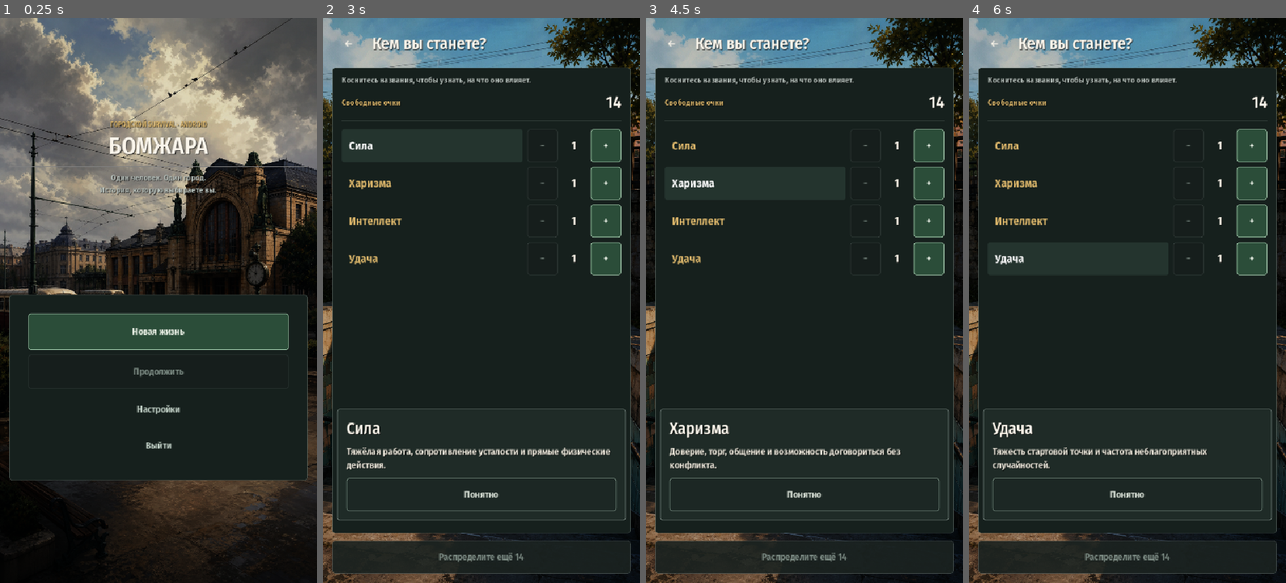
Above: before the commit, frames 1-4 (left to right).
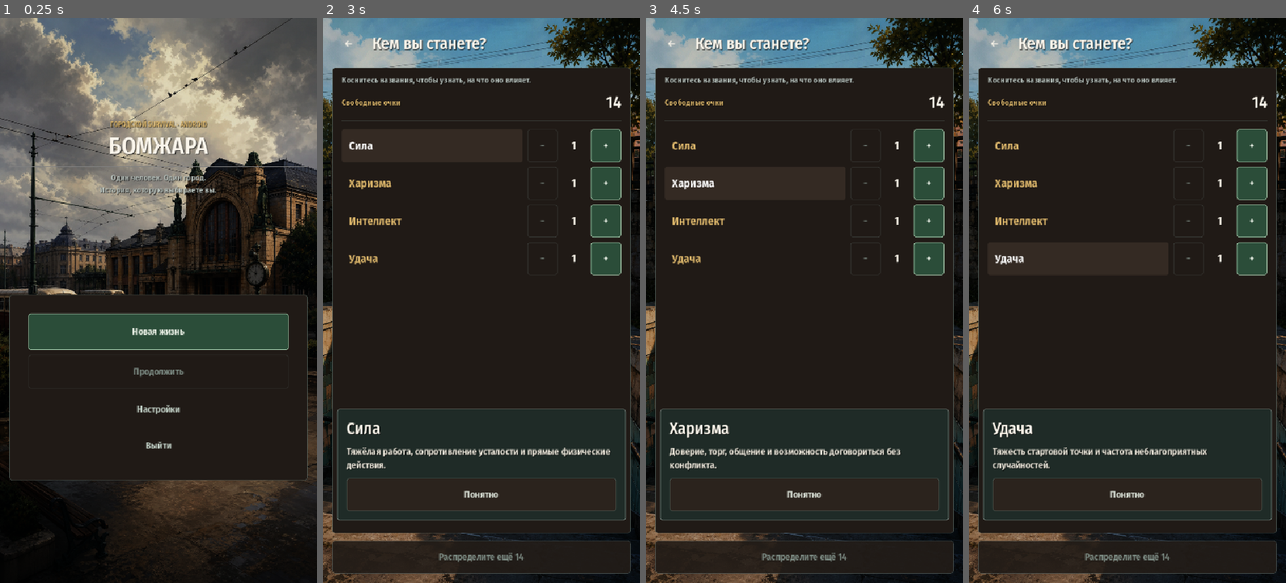
Above: after the commit, the same moments.

Repository: SZHerio/LesFlash
Game: Godot game, scene res://ui/main.tscn
Same seed, same stepped clock (60 frames per second), same inputs: the game is played once before the commit and once after it.
Inputs:
- Up to frame 1 (0.25 s): no input
- Up to frame 2 (3 s): click "Новая жизнь" at 0.5 s; click "←" at 1.25 s; click "Новая жизнь" at 2 s; click "Сила" at 2.75 s
- Up to frame 3 (4.5 s): click "+" at 3.5 s; click "Харизма" at 4.25 s
- Up to frame 4 (6 s): click "Интеллект" at 5 s; click "Удача" at 5.75 s

The runs differ from the first frame. In frame 2, 0.1% of the frame differs, in the area x 7-93%, y 81-88%; in frame 3, 0.1%; in frame 4, 0.1%.

Commit message:
fix(ui): make states honest and give a shut list a way out
A locked list was a dead end
----------------------------
ChoiceScreen had no exit control at all, and before 18:00 every shelter is shut
by its time window. The player faced a list of things they could not do with
nothing but the Android Back button to escape, which is nothing at all in a
desktop window.

The screen now carries a bottom exit, shown when the model asks for one. The
shelter list asks; an event, an encounter and a job round do not, because those
always keep one available answer and walking out of a decision is not the same
as walking out of a row of locked doors.

Three complaints with one root
------------------------------
"Продолжить" read as selected because a solid outline on a secondary button, in
a vertical menu beside a filled item and two text items, looks like a cursor
rather than weight. Secondary now carries a fill. Removing the border outright
went too far: on the character screen the "−" buttons lost their body against
the panel, since a fill works over a photograph but not over a surface. A
hairline at low alpha holds the edge without reading as a selection.

The focus ring vanished under hover: Godot draws it over the state stylebox and
the hover fill swallowed it. It now sits outside the button via expand_margin,
where nothing can cover it.

Tooltips that repeated visible text are gone from the action row, the approach
row and the loot tray. On a touch device a tooltip needs a long press and then
covers the thing it was called about.

Seasonal base tint
------------------
The interface takes the hue of the month while each surface keeps its own
lightness, so the three-step depth hierarchy and text contrast are untouched —
measured 14.7:1 to 15.7:1 across all twelve months. Saturated colours are
skipped by threshold: gold marks action and red marks danger, and meaning must
not drift with the calendar. A cast factor keeps the season a tint over a
neutral surface rather than a colour of its own.

Mood deliberately does not drive this. Mood is unpredictable and changes in the
middle of a decision, and it already speaks through the environment shader. A
month is slow, foreseeable and part of the world.

Verified: 30 suites green, including a new test that a shut list offers an exit
and that a job round does not. That test also exposed a defect in the shell
smoke: it skipped invisible buttons by the node's own flag, but children of a
hidden panel keep visible = true and simply never get laid out, so the check was
measuring a control that is not on screen. It now asks the tree.

Co-Authored-By: Claude Fable 5 <noreply@anthropic.com>

Diff:
--- a/app/app_shell.gd
+++ b/app/app_shell.gd
@@ -9,6 +9,9 @@
 
 const BaseTheme: Theme = preload("res://ui/theme/m3_ui_theme.tres")
 const SafeAreaLayoutScript := preload("res://app/android/safe_area_layout.gd")
+const TokensScript := preload("res://ui/theme/tokens.gd")
+## The season is a cast over a neutral surface, not a colour of its own.
+const SEASON_CAST := 0.7
 const BACKGROUNDS := {
 	"riverside_station_square_day": "res://assets/backgrounds/riverside_station_square_day.png",
 	"riverside_underpass_day": "res://assets/backgrounds/riverside_underpass_day.png",
@@ -31,6 +34,7 @@
 var _current_screen: Control
 var _reduced_motion := false
 var _font_scale := 1.0
+var _month := 9
 var _screen_tween: Tween
 
 
@@ -127,6 +131,21 @@
 
 func set_font_scale(scale_value: float) -> void:
 	_font_scale = clampf(scale_value, 1.0, 2.0)
+	_rebuild_theme()
+
+
+## The month of the game year tints every neutral surface. Only the hue moves;
+## each surface keeps its own lightness, so the three-step depth hierarchy and
+## the contrast of text survive the calendar.
+func set_month(month: int) -> void:
+	var next := clampi(month, 1, 12)
+	if next == _month:
+		return
+	_month = next
+	_rebuild_theme()
+
+
+func _rebuild_theme() -> void:
 	var scaled_theme := BaseTheme.duplicate(true) as Theme
 	scaled_theme.default_font_size = maxi(12, int(round(float(BaseTheme.default_font_size) * _font_scale)))
 	for type_name in BaseTheme.get_type_list():
@@ -150,7 +169,24 @@
 				# body text or the row cannot hold them all.
 				type_scale = minf(type_scale, 1.2)
 			scaled_theme.set_font_size(font_name, type_name, maxi(10, int(round(base_size * type_scale))))
+	_tint_surfaces(scaled_theme)
 	theme = scaled_theme
+
+
+## Repaints the neutral dark surfaces to the season. Saturated colours are left
+## alone: the gold accent and the danger red carry meaning, and meaning must not
+## drift with the calendar.
+func _tint_surfaces(target: Theme) -> void:
+	var tint := TokensScript.month_tint(_month)
+	for type_name in target.get_type_list():
+		for style_name in target.get_stylebox_list(type_name):
+			var box := target.get_stylebox(style_name, type_name) as StyleBoxFlat
+			if box == null or box.bg_color.a <= 0.0:
+				continue
+			var source := box.bg_color
+			if source.v >= 0.35 or source.s >= 0.35:
+				continue
+			box.bg_color = Color.from_hsv(tint.h, tint.s * SEASON_CAST, source.v, source.a)
 
 
 func _on_autosave_timer_timeout() -> void:
--- a/app/flows/legacy_activity_flow_coordinator.gd
+++ b/app/flows/legacy_activity_flow_coordinator.gd
@@ -45,7 +45,11 @@
 		_session.available_shelters(),
 		_session.get_shell_model(),
 		_preferences,
-		{"action": _on_shelter_selected, "settings": _hook("settings")}
+		{
+			"action": _on_shelter_selected,
+			"settings": _hook("settings"),
+			"leave": _hook("location"),
+		}
 	)
 
 
--- a/app/ui_model_factory.gd
+++ b/app/ui_model_factory.gd
@@ -158,6 +158,7 @@
 		"title": "Где переночевать",
 		"body": "Сравните безопасность и качество отдыха. Выбор переведёт время к следующему утру.",
 		"section_title": "Доступные места",
+		"leave_text": "Вернуться к месту",
 		"options": options,
 	}
 
--- a/app/ui_screen_presenter.gd
+++ b/app/ui_screen_presenter.gd
@@ -208,6 +208,10 @@
 
 
 func apply_session_ambience(shell_model: Dictionary, preferences: Dictionary) -> void:
+	var calendar: Dictionary = Dictionary(
+		Dictionary(shell_model.get("status", {})).get("calendar", {})
+	)
+	_shell.set_month(int(calendar.get("month", 9)))
 	_shell.set_psyche_intensity(
 		UiModels.psyche_intensity(shell_model),
 		String(preferences.get("psyche_effect_mode", "full"))
@@ -218,6 +222,9 @@
 	var screen := _shell.show_screen(ChoiceScene) as ChoiceScreen
 	screen.action_requested.connect(_handler(handlers, "action"))
 	screen.settings_requested.connect(_handler(handlers, "settings"))
+	var leave: Variant = handlers.get("leave", null)
+	if leave is Callable and leave.is_valid():
+		screen.leave_requested.connect(leave)
 	screen.present(model)
 
 
--- a/tests/ui/app_shell_smoke.gd
+++ b/tests/ui/app_shell_smoke.gd
@@ -130,7 +130,7 @@
 func _check_touch_targets(node: Node, context: String) -> void:
 	for child in node.find_children("*", "BaseButton", true, false):
 		var button := child as BaseButton
-		if not button.visible:
+		if not button.is_visible_in_tree():
 			continue
 		_require(button.size.y >= 48.0, "%s button '%s' is only %.1f px high" % [context, button.name, button.size.y])
 		_require(button.size.x >= 48.0, "%s button '%s' is only %.1f px wide" % [context, button.name, button.size.x])
@@ -158,7 +158,7 @@
 func _check_visible_text(screen: Control, context: String) -> void:
 	for child in screen.find_children("*", "Label", true, false):
 		var label := child as Label
-		if not label.visible or label.text.is_empty():
+		if not label.is_visible_in_tree() or label.text.is_empty():
 			continue
 		_require(
 			label.get_visible_line_count() >= label.get_line_count(),
--- /dev/null
+++ b/tests/ui/choice_exit_test.gd
@@ -0,0 +1,97 @@
+extends SceneTree
+
+## A card whose options can all be closed at once must offer a way out.
+##
+## The shelter list is exactly that case: before 18:00 every place is shut by
+## its time window, and the screen used to show a list of things the player
+## could not do with no control to leave. Only the Android Back button escaped
+## it, which is nothing at all on a desktop build.
+
+const ChoiceScene := preload("res://ui/screens/choice/choice_screen.tscn")
+const UiModels := preload("res://app/ui_model_factory.gd")
+
+const LOCKED_SHELTERS := [
+	{
+		"id": "station_hall",
+		"title": "Зал ожидания",
+		"description": "Теплее улицы, если получится объяснить, почему вы ждёте поезд.",
+		"quality": 2,
+		"risk": 2,
+		"locked": true,
+		"reasons": [{"message": "Ночлег можно выбрать с 18:00 до 08:00"}],
+	},
+]
+
+var _failures: Array[String] = []
+
+
+func _init() -> void:
+	call_deferred("_run")
+
+
+func _run() -> void:
+	_check_shelters_offer_an_exit()
+	_check_exit_reaches_its_handler()
+	_check_a_decision_keeps_no_exit()
+	if _failures.is_empty():
+		print("CHOICE EXIT TEST PASSED: запертый список выпускает игрока")
+		quit(0)
+		return
+	print("CHOICE EXIT TEST FAILED: %d" % _failures.size())
+	for failure: String in _failures:
+		print("  - %s" % failure)
+	quit(1)
+
+
+func _check_shelters_offer_an_exit() -> void:
+	var model := UiModels.shelters(LOCKED_SHELTERS)
+	var available := 0
+	for raw_option: Variant in Array(model.get("options", [])):
+		if raw_option is Dictionary and bool(raw_option.get("enabled", false)):
+			available += 1
+	_expect(available == 0, "фикстура должна оставить все варианты закрытыми")
+	_expect(
+		not String(model.get("leave_text", "")).is_empty(),
+		"список ночлегов не предлагает выхода, хотя все варианты закрыты"
+	)
+	var screen := _mount(model)
+	_expect(screen.has_exit(), "экран не показал кнопку выхода")
+	_unmount(screen)
+
+
+func _check_exit_reaches_its_handler() -> void:
+	var screen := _mount(UiModels.shelters(LOCKED_SHELTERS))
+	var left := [false]
+	screen.leave_requested.connect(func() -> void: left[0] = true)
+	(screen.get_node("%LeaveButton") as Button).pressed.emit()
+	_expect(bool(left[0]), "нажатие выхода не дошло до обработчика")
+	_unmount(screen)
+
+
+## An event or a job round always keeps one available answer, so leaving one is
+## not the same as leaving a list of shut doors and must stay impossible.
+func _check_a_decision_keeps_no_exit() -> void:
+	var screen := _mount(UiModels.job({
+		"job_title": "Смена",
+		"text": "Что делать",
+		"choices": [{"id": "go", "label": "Работать"}],
+	}))
+	_expect(not screen.has_exit(), "рабочая смена не должна предлагать выход мимо решения")
+	_unmount(screen)
+
+
+func _mount(model: Dictionary) -> ChoiceScreen:
+	var screen := ChoiceScene.instantiate() as ChoiceScreen
+	root.add_child(screen)
+	screen.present(model)
+	return screen
+
+
+func _unmount(screen: ChoiceScreen) -> void:
+	root.remove_child(screen)
+	screen.queue_free()
+
+
+func _expect(condition: bool, message: String) -> void:
+	if not condition:
+		_failures.append(message)
--- a/ui/components/action_row.gd
+++ b/ui/components/action_row.gd
@@ -65,7 +65,8 @@
 		_:
 			theme_type_variation = &"ActionButton"
 			_accent_rail.color = Palette.GOLD if not disabled else Palette.FAINT
-	tooltip_text = _reason_label.text if disabled else _description_label.text
+	# No tooltip: both texts are already on the card. On a touch device a tooltip
+	# needs a long press and then covers the very thing it was called about.
 	call_deferred("_update_minimum_height")
 
 
--- a/ui/components/search_approach_row.gd
+++ b/ui/components/search_approach_row.gd
@@ -29,7 +29,6 @@
 	_blocked.visible = not reasons.is_empty()
 	_confirm.disabled = not bool(model.get("enabled", true)) or _approach_id.is_empty()
 	_confirm.text = "Недоступно" if _confirm.disabled else "Выбрать"
-	_confirm.tooltip_text = _blocked.text
 
 
 func action_button() -> Button:
--- a/ui/components/search_loot_tray.gd
+++ b/ui/components/search_loot_tray.gd
@@ -78,7 +78,7 @@
 		or _target_container_id.is_empty()
 		or not bool(entry.get("pickup_enabled", true))
 	)
-	_pickup.tooltip_text = blocked_reason if _pickup.disabled else ""
+	# The reason is already printed in the meta line under the title.
 	visible = true
 	_apply_density()
 	if previous_id != _stack_id:
--- a/ui/screens/choice/choice_screen.gd
+++ b/ui/screens/choice/choice_screen.gd
@@ -3,6 +3,7 @@
 
 signal action_requested(action_id: String)
 signal settings_requested
+signal leave_requested
 
 const ActionRowScene := preload("res://ui/components/action_row.tscn")
 
@@ -15,12 +16,15 @@
 @onready var _progress_card: PanelContainer = %ProgressCard
 @onready var _progress_label: Label = %ProgressLabel
 @onready var _progress_value: ProgressBar = %ProgressValue
+@onready var _bottom_bar: HBoxContainer = %BottomBar
+@onready var _leave_button: Button = %LeaveButton
 
 var _reduced_motion := false
 
 
 func _ready() -> void:
 	%SettingsButton.pressed.connect(func() -> void: settings_requested.emit())
+	_leave_button.pressed.connect(func() -> void: leave_requested.emit())
 
 
 func present(model: Dictionary) -> void:
@@ -31,6 +35,7 @@
 	_body_label.text = String(model.get("body", ""))
 	_section_label.text = String(model.get("section_title", "Ваше решение"))
 	_present_progress(model.get("progress", {}))
+	_present_exit(String(model.get("leave_text", "")))
 	for child in _options.get_children():
 		child.queue_free()
 	for raw_option in Array(model.get("options", [])):
@@ -43,6 +48,20 @@
 		row.action_requested.connect(func(action_id: StringName) -> void:
 			action_requested.emit(String(action_id))
 		)
+
+
+## A card whose options can all be closed at once must offer a way out, or the
+## player is stuck looking at a list of things they cannot do. Cards that always
+## keep an available answer — events, encounters, a job round — leave this empty
+## on purpose, because walking out of a decision is not the same as leaving a
+## list of shelters that are all shut until evening.
+func _present_exit(leave_text: String) -> void:
+	_bottom_bar.visible = not leave_text.is_empty()
+	_leave_button.text = leave_text
+
+
+func has_exit() -> bool:
+	return _bottom_bar.visible
 
 
 func set_reduced_motion(enabled: bool) -> void:
--- a/ui/screens/choice/choice_screen.tscn
+++ b/ui/screens/choice/choice_screen.tscn
@@ -128,3 +128,18 @@
 unique_name_in_owner = true
 layout_mode = 2
 theme_override_constants/separation = 8
+
+[node name="BottomBar" type="HBoxContainer" parent="Layout"]
+unique_name_in_owner = true
+visible = false
+layout_mode = 2
+theme_override_constants/separation = 8
+
+[node name="LeaveButton" type="Button" parent="Layout/BottomBar"]
+unique_name_in_owner = true
+custom_minimum_size = Vector2(0, 56)
+layout_mode = 2
+size_flags_horizontal = 3
+theme_type_variation = &"SecondaryButton"
+clip_text = true
+text = "Назад"
--- a/ui/theme/m3_ui_theme.tres
+++ b/ui/theme/m3_ui_theme.tres
@@ -150,6 +150,10 @@
 border_width_right = 2
 border_width_bottom = 2
 border_color = Color(0.87, 0.72, 0.42, 0.92)
+expand_margin_left = 3.0
+expand_margin_top = 3.0
+expand_margin_right = 3.0
+expand_margin_bottom = 3.0
 corner_radius_top_left = 4
 corner_radius_top_right = 4
 corner_radius_bottom_right = 4
@@ -316,12 +320,12 @@
 content_margin_top = 16.0
 content_margin_right = 16.0
 content_margin_bottom = 16.0
-bg_color = Color(0.105, 0.15, 0.138, 0.78)
-border_width_left = 1
-border_width_top = 1
-border_width_right = 1
-border_width_bottom = 1
-border_color = Color(0.6, 0.7, 0.64, 0.72)
+bg_color = Color(0.122, 0.169, 0.153, 1)
+border_width_left = 1
+border_width_top = 1
+border_width_right = 1
+border_width_bottom = 1
+border_color = Color(0.44, 0.5, 0.47, 0.32)
 corner_radius_top_left = 4
 corner_radius_top_right = 4
 corner_radius_bottom_right = 4
@@ -332,12 +336,12 @@
 content_margin_top = 16.0
 content_margin_right = 16.0
 content_margin_bottom = 16.0
-bg_color = Color(0.15, 0.21, 0.19, 0.85)
-border_width_left = 1
-border_width_top = 1
-border_width_right = 1
-border_width_bottom = 1
-border_color = Color(0.66, 0.76, 0.7, 0.75)
+bg_color = Color(0.161, 0.216, 0.196, 1)
+border_width_left = 1
+border_width_top = 1
+border_width_right = 1
+border_width_bottom = 1
+border_color = Color(0.55, 0.62, 0.58, 0.42)
 corner_radius_top_left = 4
 corner_radius_top_right = 4
 corner_radius_bottom_right = 4
@@ -348,12 +352,9 @@
 content_margin_top = 16.0
 content_margin_right = 16.0
 content_margin_bottom = 16.0
-bg_color = Color(0.08, 0.115, 0.105, 0.95)
-border_width_left = 1
-border_width_top = 1
-border_width_right = 1
-border_width_bottom = 1
-border_color = Color(0.87, 0.72, 0.42, 0.8)
+bg_color = Color(0.08, 0.115, 0.105, 1)
+border_width_bottom = 2
+border_color = Color(0.87, 0.72, 0.42, 0.85)
 corner_radius_top_left = 4
 corner_radius_top_right = 4
 corner_radius_bottom_right = 4
@@ -364,12 +365,12 @@
 content_margin_top = 16.0
 content_margin_right = 16.0
 content_margin_bottom = 16.0
-bg_color = Color(0.09, 0.115, 0.108, 0.5)
-border_width_left = 1
-border_width_top = 1
-border_width_right = 1
-border_width_bottom = 1
-border_color = Color(0.3, 0.34, 0.33, 0.35)
+bg_color = Color(0.098, 0.125, 0.117, 1)
+border_width_left = 1
+border_width_top = 1
+border_width_right = 1
+border_width_bottom = 1
+border_color = Color(0.32, 0.36, 0.35, 0.22)
 corner_radius_top_left = 4
 corner_radius_top_right = 4
 corner_radius_bottom_right = 4
@@ -408,6 +409,51 @@
 border_width_right = 1
 border_width_bottom = 1
 border_color = Color(0.87, 0.72, 0.42, 0.75)
+corner_radius_top_left = 4
+corner_radius_top_right = 4
+corner_radius_bottom_right = 4
+corner_radius_bottom_left = 4
+
+[sub_resource type="StyleBoxFlat" id="StyleSegment"]
+content_margin_left = 8.0
+content_margin_top = 8.0
+content_margin_right = 8.0
+content_margin_bottom = 8.0
+bg_color = Color(0.098, 0.133, 0.124, 1)
+border_width_left = 1
+border_width_top = 1
+border_width_right = 1
+border_width_bottom = 1
+border_color = Color(0.4, 0.46, 0.43, 0.28)
+corner_radius_top_left = 4
+corner_radius_top_right = 4
+corner_radius_bottom_right = 4
+corner_radius_bottom_left = 4
+
+[sub_resource type="StyleBoxFlat" id="StyleSegmentActive"]
+content_margin_left = 8.0
+content_margin_top = 8.0
+content_margin_right = 8.0
+content_margin_bottom = 8.0
+bg_color = Color(0.161, 0.216, 0.196, 1)
+border_width_top = 3
+border_color = Color(0.87, 0.72, 0.42, 0.95)
+corner_radius_top_left = 4
+corner_radius_top_right = 4
+corner_radius_bottom_right = 4
+corner_radius_bottom_left = 4
+
+[sub_resource type="StyleBoxFlat" id="StyleFilter"]
+content_margin_left = 8.0
+content_margin_top = 12.0
+content_margin_right = 8.0
+content_margin_bottom = 12.0
+bg_color = Color(0.122, 0.169, 0.153, 1)
+border_width_left = 1
+border_width_top = 1
+border_width_right = 1
+border_width_bottom = 1
+border_color = Color(0.44, 0.5, 0.47, 0.32)
 corner_radius_top_left = 4
 corner_radius_top_right = 4
 corner_radius_bottom_right = 4
@@ -541,6 +587,26 @@
 QuietButton/styles/pressed = SubResource("StyleQuietPressed")
 QuietButton/styles/focus = SubResource("StyleButtonFocus")
 QuietButton/styles/disabled = SubResource("StyleQuietNormal")
+FilterButton/base_type = &"SecondaryButton"
+FilterButton/font_sizes/font_size = 12
+FilterButton/styles/normal = SubResource("StyleFilter")
+FilterButton/styles/hover = SubResource("StyleSecondaryHover")
+FilterButton/styles/pressed = SubResource("StyleSecondaryPressed")
+FilterButton/styles/disabled = SubResource("StyleSecondaryDisabled")
+SegmentButton/base_type = &"Button"
+SegmentButton/colors/font_color = Color(0.72, 0.78, 0.75, 1)
+SegmentButton/colors/font_pressed_color = Color(0.97, 0.99, 0.95, 1)
+SegmentButton/colors/font_hover_color = Color(0.93, 0.96, 0.92, 1)
+SegmentButton/styles/normal = SubResource("StyleSegment")
+SegmentButton/styles/hover = SubResource("StyleSecondaryHover")
+SegmentButton/styles/pressed = SubResource("StyleSegmentActive")
+SegmentButton/styles/focus = SubResource("StyleButtonFocus")
+SegmentButton/styles/disabled = SubResource("StyleSecondaryDisabled")
+SegmentButtonActive/base_type = &"SegmentButton"
+SegmentButtonActive/colors/font_color = Color(0.97, 0.99, 0.95, 1)
+SegmentButtonActive/styles/normal = SubResource("StyleSegmentActive")
+SegmentButtonActive/styles/hover = SubResource("StyleSegmentActive")
+SegmentButtonActive/styles/pressed = SubResource("StyleSegmentActive")
 StepperValueLabel/base_type = &"Label"
 StepperValueLabel/font_sizes/font_size = 20
 StepperNameButton/base_type = &"QuietButton"
--- a/ui/theme/tokens.gd
+++ b/ui/theme/tokens.gd
@@ -48,6 +48,40 @@
 const SURFACE_RAISED := Color("#1f2b27")
 const SURFACES := [SURFACE_SUNKEN, SURFACE_BASE, SURFACE_RAISED]
 
+## Seasonal base tint, one per month of the game year.
+##
+## Only the hue moves; luminance is held level, so contrast against the text
+## never drifts — measured 14.7:1 to 15.7:1 across all twelve against a 4.5:1
+## requirement. The accent and the danger colour stay fixed, or the meaning of a
+## colour would change with the calendar.
+##
+## Mood deliberately does not drive this. Mood is unpredictable and changes in
+## the middle of a decision; it already speaks through the environment shader. A
+## month is slow, foreseeable and part of the world.
+const MONTH_TINTS := [
+	Color("#101a22"), # январь — ледяной синий
+	Color("#15171f"), # февраль — сизый
+	Color("#111c1c"), # март — талый серо-зелёный
+	Color("#141d18"), # апрель — влажная земля
+	Color("#16200f"), # май — приглушённая зелень
+	Color("#1a1f10"), # июнь — густая листва
+	Color("#1f1d12"), # июль — выгоревшая пыль
+	Color("#211b12"), # август — тёплая охра
+	Color("#231a13"), # сентябрь — ржавая листва
+	Color("#211711"), # октябрь — опад
+	Color("#181b1d"), # ноябрь — мокрый асфальт
+	Color("#14161f"), # декабрь — ранние сумерки
+]
+
+
+## Seasonal tint for a calendar month, 1–12. Out-of-range months fall back to
+## the neutral base rather than failing: a broken calendar must not black out
+## the interface.
+static func month_tint(month: int) -> Color:
+	if month < 1 or month > MONTH_TINTS.size():
+		return SURFACE_BASE
+	return MONTH_TINTS[month - 1]
+
 const HAIRLINE := Color("#5a686266")
 const HAIRLINE_STRONG := Color("#7f8d87a6")
 const BORDER_WIDTH := 1
Not shown, added: tests/ui/choice_exit_test.gd.uid
